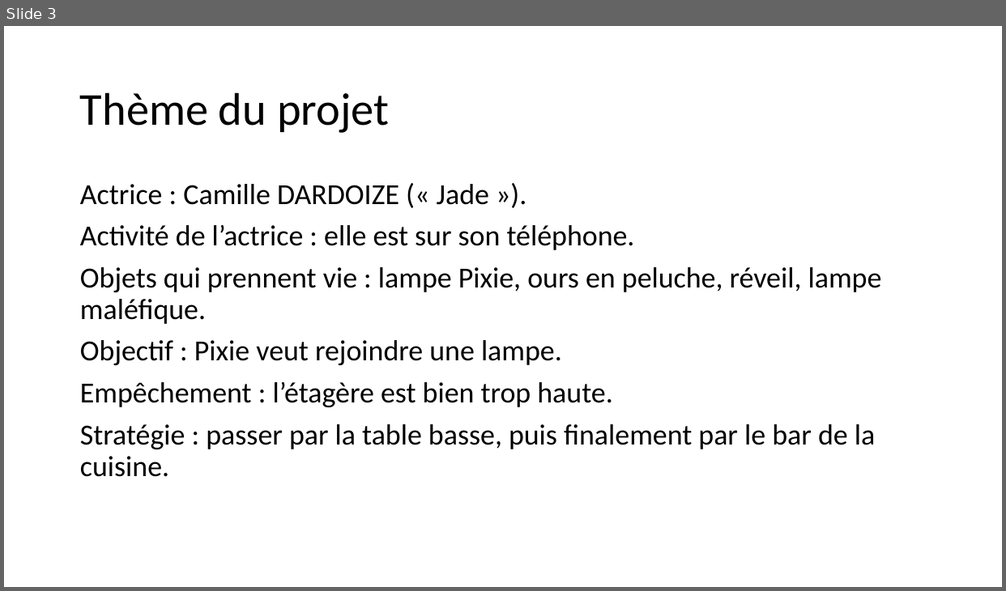
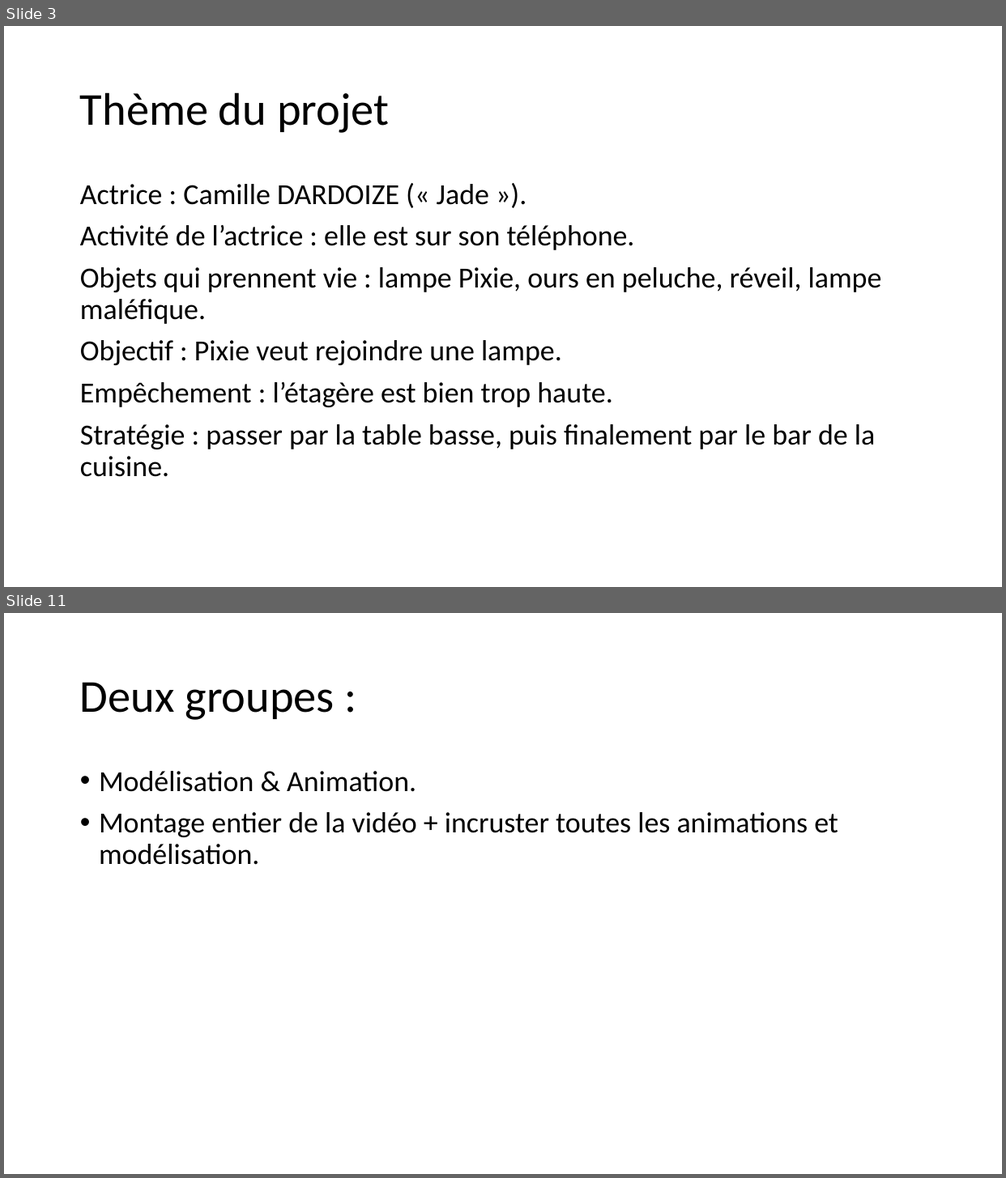
Before and after one commit to FC-Dijkstra/Minifilm_ImgWeb, a slide deck: Projet L3 Informatique_powerpointPrésentation (paslefinaljustecontenu).pptx. Shown one above the other, each under a label of ours: slide 3 before the commit, slides 3 and 11 after it; the slides between them are not shown. The pictures are 1006x591 and 1006x1178 pixels, drawn with LibreOffice and Linux fonts; fonts in the diff are those of the drawing. Boxes give left, top, right and bottom in pixels: in the first picture for what was removed or moved away, otherwise in the second. Text is boxed around its words. In the diff, an @@ line names an element or a change of style, - is before the commit and + after.

```diff
--- a/Projet L3 Informatique_powerpointPrésentation (paslefinaljustecontenu).pptx
+++ b/Projet L3 Informatique_powerpointPrésentation (paslefinaljustecontenu).pptx
@@ slide 11 added at [4, 613, 1002, 1174], background #FFFFFF @@
@@ title added at [80, 682, 335, 720], 44 pt, text #000000 @@
+Deux groupes :
@@ text added at [99, 771, 838, 865], 28 pt, text #000000 @@
+• Modélisation & Animation.
+• Montage entier de la vidéo + incruster toutes les animations et modélisation.
```
Also in this commit, not shown: 5 slides changed, 9 other slides added, 3 slides removed.
